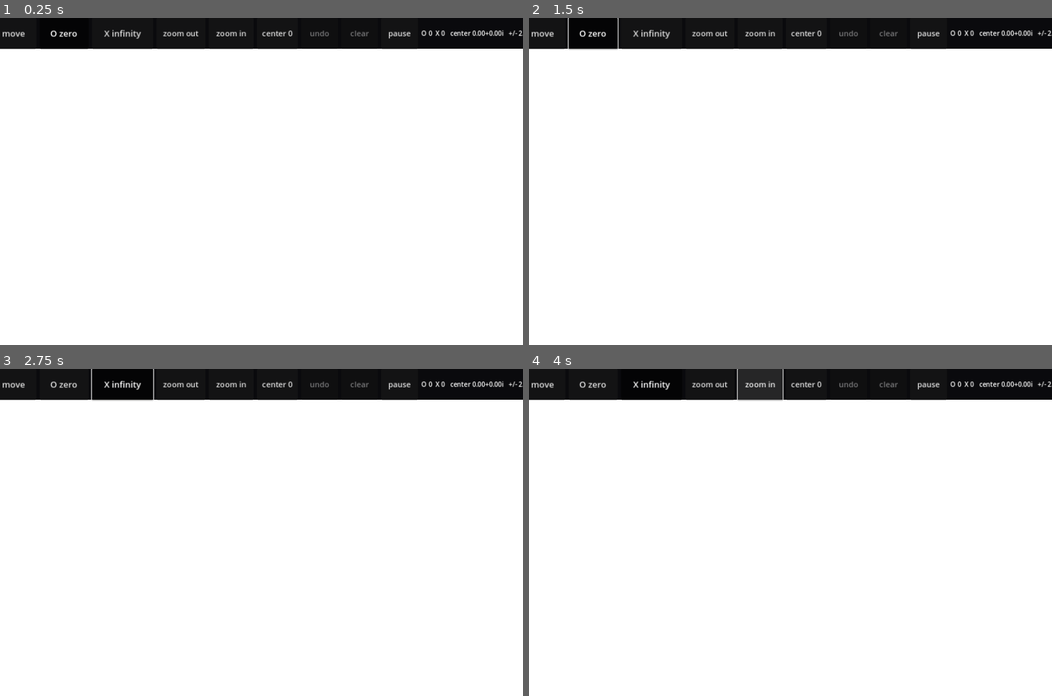
Above: before the commit, frames 1-4 (two rows, left to right).
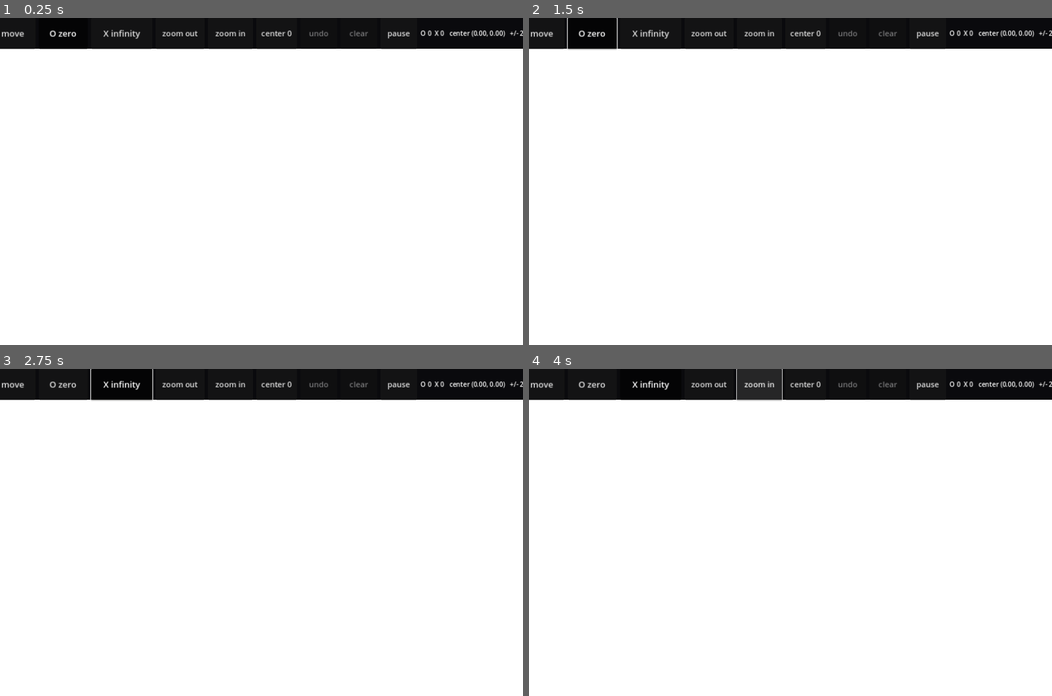
Above: after the commit, the same moments.

Repository: isomorphismes/wegert
Game: Godot game, scene res://main.tscn
The game is run twice, just before and just after one commit, with the same random seed, the same clock (stepped at 60 frames per second) and the same inputs.
Inputs:
- Up to frame 1 (0.25 s): no input
- Up to frame 2 (1.5 s): click "move" at 0.5 s; click "O zero" at 1.25 s
- Up to frame 3 (2.75 s): click "X infinity" at 2 s
- Up to frame 4 (4 s): click "zoom out" at 2.75 s; click "zoom in" at 3.5 s

The runs differ from the first frame. In frame 1, 0.8% of the frame differs, in the area x 0-100%, y 3-10%; in frame 2, 0.8%; in frame 3, 0.8%, in the area x 0-100%, y 0-10%; in frame 4, 0.8%.

Commit message:
Simplify camera status formatting

Diff:
--- a/main.gd
+++ b/main.gd
@@ -226,7 +226,7 @@
 func _update_status() -> void:
 	if not is_instance_valid(status_label):
 		return
-	status_label.text = "O %d  X %d   center %.2f%+.2fi   +/- %.2f" % [
+	status_label.text = "O %d  X %d   center (%.2f, %.2f)   +/- %.2f" % [
 		zeros.size(), poles.size(), view_center.x, view_center.y, y_half_extent
 	]
 	undo_button.disabled = history.is_empty()
